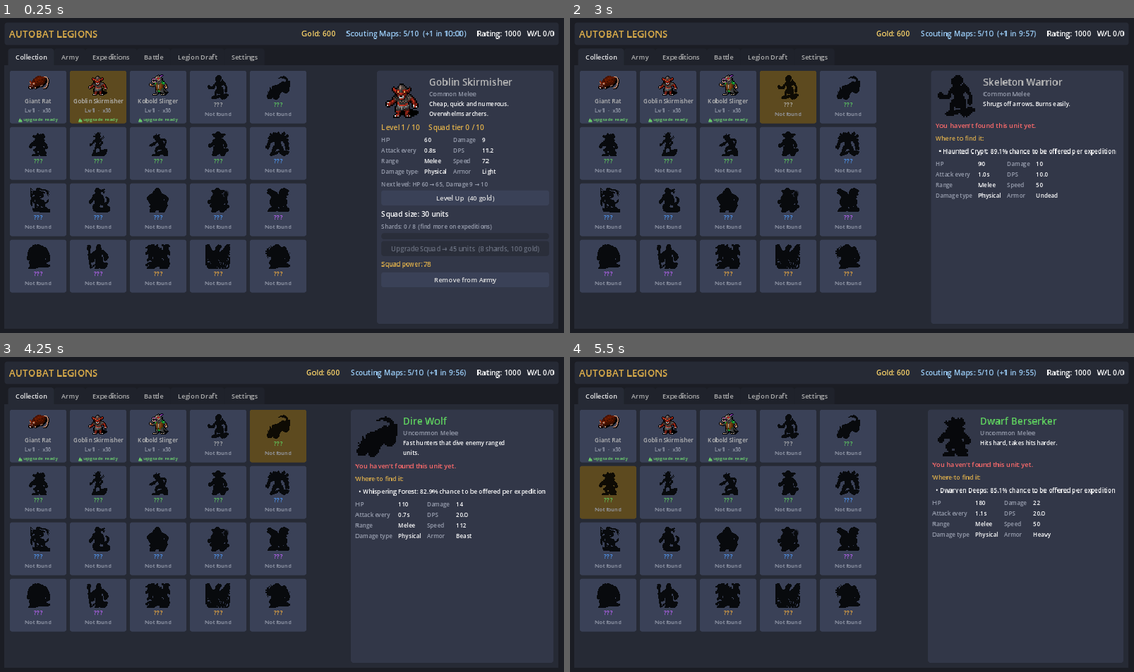
Above: before the commit, frames 1-4 (two rows, left to right).
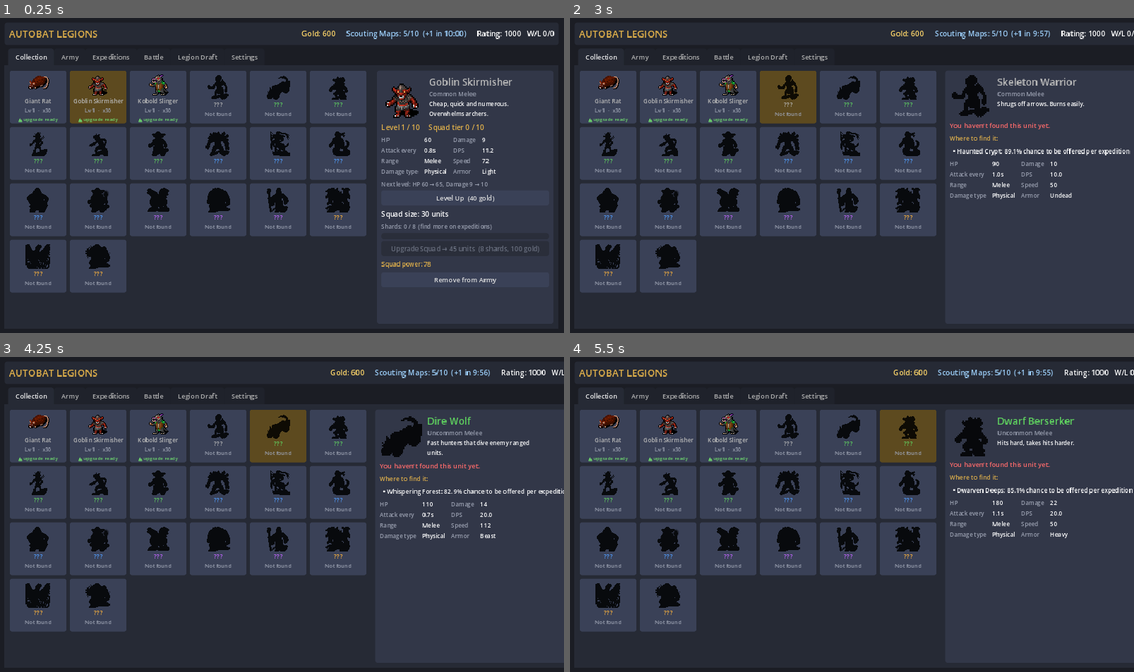
Above: after the commit, the same moments.

Repository: kranpus/autobat.slop
Game: Godot game, scene res://scenes/main.tscn
Same seed, same stepped clock (60 frames per second), same inputs: the game is played once before the commit and once after it.
Inputs (mouse positions are in pixels of both pictures, inside the frame that each line leads up to):
- Up to frame 1 (0.25 s): no input
- Up to frame 2 (3 s): click (609, 96) at 0.52 s; click (665, 96) at 1.27 s; click (727, 96) at 2.02 s; click (789, 96) at 2.77 s
- Up to frame 3 (4.25 s): click (276, 435) at 3.52 s
- Up to frame 4 (5.5 s): click (609, 492) at 4.27 s; click (908, 435) at 5.02 s

The runs differ from the first frame. In frame 1, 11% of the frame differs, in the area x 4-65%, y 16-88%; in frame 2, 14%; in frame 3, 14%; in frame 4, 16%, in the area x 1-100%, y 3-98%.

Commit message:
Mobile support: UI scaling, compact layouts, touch controls, Android/iOS export
- Interface scales automatically on phones/tablets from physical screen
  size (min 960 logical px wide); Settings > Interface size override;
  --ui-scale= flag for testing phone layouts on desktop
- Compact layouts for short/narrow screens: draft shop (sized cards,
  tight top bar, Leave in Players panel), collection (columns fit width),
  army (more room for columns), battle tab (scrolling right column),
  smaller top bar
- Battles: two-finger pinch zoom and pan; touch hint in HUD
- Safe-area margins for notches; landscape lock; Android back button
  closes battles / returns to the first tab / quits
- Export presets for Android (arm64, network permissions, immersive)
  and iOS; ETC2/ASTC import enabled; docs/ excluded from import
- MOBILE.md build guide; screenshot test converts drag coordinates for
  scaled UIs (drag-and-drop verified at phone sizes)

Co-Authored-By: Claude Opus 5.5 <noreply@anthropic.com>
Claude-Session: https://claude.ai/code/session_01HFXui6xc5ZRX1CXNmf6LDA

Diff:
--- a/project.godot
+++ b/project.godot
@@ -15,6 +15,7 @@
 run/main_scene="res://scenes/main.tscn"
 config/features=PackedStringArray("4.3", "GL Compatibility")
 config/icon="res://icon.svg"
+config/quit_on_go_back=false
 
 [autoload]
 
@@ -29,9 +30,15 @@
 window/size/viewport_height=720
 window/stretch/mode="canvas_items"
 window/stretch/aspect="expand"
+window/handheld/orientation=4
+
+[input_devices]
+
+pointing/emulate_mouse_from_touch=true
 
 [rendering]
 
 renderer/rendering_method="gl_compatibility"
 renderer/rendering_method.mobile="gl_compatibility"
 textures/canvas_textures/default_texture_filter=0
+textures/vram_compression/import_etc2_astc=true
--- a/scripts/battle/battle_screen.gd
+++ b/scripts/battle/battle_screen.gd
@@ -108,7 +108,7 @@
 			_begin()
 			view.skip_to_end()))
 
-	var hint := UIKit.label("Mouse wheel: zoom    Drag: pan", 12, UIKit.TEXT_DIM)
+	var hint := UIKit.label("Pinch: zoom    Drag: pan" if UIKit.is_mobile() else "Mouse wheel: zoom    Drag: pan", 12, UIKit.TEXT_DIM)
 	hint.set_anchors_preset(Control.PRESET_BOTTOM_LEFT)
 	hint.grow_vertical = Control.GROW_DIRECTION_BEGIN
 	hint.offset_left = 12
--- a/scripts/battle/battle_view.gd
+++ b/scripts/battle/battle_view.gd
@@ -29,6 +29,7 @@
 var _finished_emitted := false
 var _big_units := PackedInt32Array()
 var _overlay: Node2D                 # draws FX and health bars above the sprites
+var _touches := {}                   # touch index -> position (pinch zoom on phones)
 
 
 func setup(battle: BattleSim) -> void:
@@ -392,6 +393,32 @@
 func _unhandled_input(event: InputEvent) -> void:
 	if _camera == null:
 		return
+	# Touch screens: two fingers pinch to zoom and drag to pan. (One finger
+	# arrives as an emulated mouse drag and pans via the code below.)
+	if event is InputEventScreenTouch:
+		var t := event as InputEventScreenTouch
+		if t.pressed:
+			_touches[t.index] = t.position
+		else:
+			_touches.erase(t.index)
+		if _touches.size() >= 2:
+			_dragging = false
+		return
+	if event is InputEventScreenDrag:
+		var d := event as InputEventScreenDrag
+		var before: Vector2 = _touches.get(d.index, d.position)
+		_touches[d.index] = d.position
+		if _touches.size() == 2:
+			var other := Vector2.ZERO
+			for k in _touches:
+				if k != d.index:
+					other = _touches[k]
+			var old_dist := before.distance_to(other)
+			var new_dist := d.position.distance_to(other)
+			if old_dist > 8.0:
+				_zoom_at(new_dist / old_dist, (d.position + other) * 0.5)
+			_camera.position -= (d.relative * 0.5) / _camera.zoom
+		return
 	if event is InputEventMouseButton:
 		var mb := event as InputEventMouseButton
 		if mb.button_index == MOUSE_BUTTON_WHEEL_UP and mb.pressed:
@@ -400,7 +427,7 @@
 			_zoom_at(1.0 / 1.15, mb.position)
 		elif mb.button_index in [MOUSE_BUTTON_LEFT, MOUSE_BUTTON_RIGHT, MOUSE_BUTTON_MIDDLE]:
 			_dragging = mb.pressed
-	elif event is InputEventMouseMotion and _dragging:
+	elif event is InputEventMouseMotion and _dragging and _touches.size() < 2:
 		_camera.position -= (event as InputEventMouseMotion).relative / _camera.zoom
 	elif event is InputEventMagnifyGesture:
 		_zoom_at((event as InputEventMagnifyGesture).factor, get_viewport_rect().size * 0.5)
--- a/scripts/ui/army_tab.gd
+++ b/scripts/ui/army_tab.gd
@@ -22,8 +22,10 @@
 	add_theme_constant_override("separation", 10)
 	_summary = UIKit.label("", 18, UIKit.ACCENT)
 	add_child(_summary)
+	var compact := UIKit.is_compact(self)
 	var tip := UIKit.label("Every squad fights at full size. Drag squads between columns (or use ◀ ▶) to choose where they fight; ▲ ▼ set the order within a column. Your army deploys on the left of the battlefield, so the Front line column faces the enemy.", 13, UIKit.TEXT_DIM)
 	tip.autowrap_mode = TextServer.AUTOWRAP_WORD_SMART
+	tip.visible = not compact   # phones: room goes to the columns
 	add_child(tip)
 
 	var cols := UIKit.hbox(10)
@@ -65,7 +67,11 @@
 	_add_button.tooltip_text = "Added to the column that suits the unit's role; drag it elsewhere if you like."
 	add_row.add_child(_add_button)
 	add_row.add_child(UIKit.spacer())
-	add_row.add_child(UIKit.button("Auto-build strongest", _auto_build))
+	add_row.add_child(UIKit.button("Auto-build" if compact else "Auto-build strongest", _auto_build))
+	if compact:
+		add_row.add_child(UIKit.button("Copy army code", func():
+			DisplayServer.clipboard_set(Profile.army_code())
+			Audio.play_sfx("scroll")))
 	add_child(add_row)
 
 	var code_row := UIKit.hbox(8)
@@ -77,6 +83,7 @@
 	code_row.add_child(UIKit.button("Copy", func():
 		DisplayServer.clipboard_set(_code_edit.text)
 		Audio.play_sfx("scroll")))
+	code_row.visible = not compact
 	add_child(code_row)
 
 	Profile.changed.connect(refresh)
--- a/scripts/ui/collection_tab.gd
+++ b/scripts/ui/collection_tab.gd
@@ -14,14 +14,18 @@
 	scroll.horizontal_scroll_mode = ScrollContainer.SCROLL_MODE_DISABLED
 	add_child(scroll)
 	_grid = GridContainer.new()
-	_grid.columns = 5
+	# Start with as many columns as fit next to the details panel.
+	var detail_w := 310.0 if UIKit.is_compact(self) else 400.0
+	_grid.columns = clampi(int((get_viewport_rect().size.x - detail_w - 120.0) / 136.0), 2, 8)
 	_grid.add_theme_constant_override("h_separation", 8)
 	_grid.add_theme_constant_override("v_separation", 8)
 	_grid.size_flags_horizontal = Control.SIZE_EXPAND_FILL
 	scroll.add_child(_grid)
+	# Fit as many card columns as the width allows (phones get fewer).
+	scroll.resized.connect(func(): _grid.columns = clampi(int(scroll.size.x / 136.0), 2, 8))
 
 	var dp := UIKit.panel(UIKit.PANEL_LIGHT)
-	dp.custom_minimum_size = Vector2(400, 0)
+	dp.custom_minimum_size = Vector2(310 if UIKit.is_compact(self) else 400, 0)
 	add_child(dp)
 	var dscroll := ScrollContainer.new()
 	dscroll.horizontal_scroll_mode = ScrollContainer.SCROLL_MODE_DISABLED
@@ -87,13 +91,13 @@
 	var rarity: Dictionary = GameData.RARITIES[def["rarity"]]
 
 	var head := UIKit.hbox(12)
-	head.add_child(UIKit.unit_icon(id, 96, not owned))
+	head.add_child(UIKit.unit_icon(id, 64 if UIKit.is_compact(self) else 96, not owned))
 	var hv := UIKit.vbox(2)
 	hv.add_child(UIKit.label(def["name"], 22, GameData.rarity_color(def["rarity"])))
 	hv.add_child(UIKit.label("%s %s" % [rarity["name"], String(def["role"]).capitalize()], 14, UIKit.TEXT_DIM))
 	var desc := UIKit.label(def["desc"], 13)
 	desc.autowrap_mode = TextServer.AUTOWRAP_WORD_SMART
-	desc.custom_minimum_size = Vector2(240, 0)
+	desc.custom_minimum_size = Vector2(170 if UIKit.is_compact(self) else 240, 0)
 	hv.add_child(desc)
 	head.add_child(hv)
 	_detail.add_child(head)
--- a/scripts/ui/draft_screen.gd
+++ b/scripts/ui/draft_screen.gd
@@ -25,20 +25,21 @@
 var _overlay: PanelContainer
 var _overlay_box: VBoxContainer
 var _slot_buttons := {}    # slot -> Button, for live drop highlights
+var _compact := false       # short (phone) screens: smaller cards and fonts
 
 
 func _ready() -> void:
 	set_anchors_preset(Control.PRESET_FULL_RECT)
 	theme = UIKit.make_theme()
+	_compact = UIKit.is_compact(self)
 	var bg := ColorRect.new()
 	bg.color = UIKit.BG
 	bg.set_anchors_preset(Control.PRESET_FULL_RECT)
 	add_child(bg)
 	var margin := MarginContainer.new()
 	margin.set_anchors_preset(Control.PRESET_FULL_RECT)
-	for side in ["left", "right", "top", "bottom"]:
-		margin.add_theme_constant_override("margin_" + side, 10)
 	add_child(margin)
+	UIKit.apply_margins(margin, 6 if _compact else 10)
 	var root := UIKit.vbox(8)
 	margin.add_child(root)
 
@@ -47,12 +48,12 @@
 	root.add_child(top)
 	var th := UIKit.hbox(10)
 	top.add_child(th)
-	_top_label = UIKit.label("", 17)
+	_top_label = UIKit.label("", 14 if _compact else 17)
 	th.add_child(_top_label)
 	th.add_child(UIKit.spacer())
-	_timer_label = UIKit.label("", 20, UIKit.ACCENT)
+	_timer_label = UIKit.label("", 16 if _compact else 20, UIKit.ACCENT)
 	th.add_child(_timer_label)
-	_reroll_btn = UIKit.button("Reroll (%dg)" % DraftData.REROLL_COST, _on_reroll)
+	_reroll_btn = UIKit.button(("Reroll %dg" if _compact else "Reroll (%dg)") % DraftData.REROLL_COST, _on_reroll)
 	th.add_child(_reroll_btn)
 	_freeze_btn = UIKit.button("Freeze", _on_freeze)
 	th.add_child(_freeze_btn)
@@ -60,10 +61,24 @@
 	_sell_btn.tooltip_text = "Sell the selected unit, or drag a unit here."
 	_sell_btn.set_drag_forwarding(Callable(), _can_drop_sell, _drop_sell)
 	th.add_child(_sell_btn)
-	_end_btn = UIKit.button("End Turn ▶", func(): Party.submit_turn())
-	_end_btn.add_theme_font_size_override("font_size", 18)
+	_end_btn = UIKit.button("End Turn" if _compact else "End Turn ▶", func(): Party.submit_turn())
+	_end_btn.add_theme_font_size_override("font_size", 15 if _compact else 18)
 	th.add_child(_end_btn)
-	th.add_child(UIKit.button("Leave", func(): leave_requested.emit()))
+	if not _compact:
+		th.add_child(UIKit.button("Leave", func(): leave_requested.emit()))
+	else:
+		# Phones: tighter buttons so the whole bar fits; Leave lives in the Players panel.
+		var colors := {"normal": Color("3a4157"), "hover": Color("4a5370"), "pressed": Color("5d4a1f"), "disabled": Color("2a2e3a")}
+		for b in [_reroll_btn, _freeze_btn, _sell_btn, _end_btn]:
+			for state in colors:
+				var sb := StyleBoxFlat.new()
+				sb.bg_color = colors[state]
+				sb.set_corner_radius_all(5)
+				sb.content_margin_left = 7
+				sb.content_margin_right = 7
+				sb.content_margin_top = 5
+				sb.content_margin_bottom = 5
+				(b as Button).add_theme_stylebox_override(state, sb)
 
 	var body := UIKit.hbox(10)
 	body.size_flags_vertical = Control.SIZE_EXPAND_FILL
@@ -72,24 +87,25 @@
 	main_col.size_flags_horizontal = Control.SIZE_EXPAND_FILL
 	body.add_child(main_col)
 
-	main_col.add_child(UIKit.label("Your Legion   (back row  ←→  front row, facing the enemy)", 16, UIKit.ACCENT))
+	main_col.add_child(UIKit.label("Your Legion  (back ←→ front)" if _compact else "Your Legion   (back row  ←→  front row, facing the enemy)", 13 if _compact else 16, UIKit.ACCENT))
 	_board_row = UIKit.hbox(8)
 	main_col.add_child(_board_row)
-	main_col.add_child(UIKit.label("Shop", 16, UIKit.ACCENT))
+	main_col.add_child(UIKit.label("Shop", 13 if _compact else 16, UIKit.ACCENT))
 	_shop_row = UIKit.hbox(8)
 	main_col.add_child(_shop_row)
 	_msg = UIKit.label("Drag shop items onto your board. Drag units between slots to move or merge duplicates, or onto Sell. (Clicking an item and then a slot works too.)", 13, UIKit.TEXT_DIM)
 	_msg.autowrap_mode = TextServer.AUTOWRAP_WORD_SMART
 	main_col.add_child(_msg)
+	_msg.visible = not _compact   # phones: the tip costs too much height
 	_log = RichTextLabel.new()
 	_log.bbcode_enabled = true
 	_log.scroll_following = true
 	_log.size_flags_vertical = Control.SIZE_EXPAND_FILL
-	_log.custom_minimum_size = Vector2(0, 80)
+	_log.custom_minimum_size = Vector2(0, 36 if _compact else 80)
 	main_col.add_child(_log)
 
 	var side_col := UIKit.vbox(8)
-	side_col.custom_minimum_size = Vector2(340, 0)
+	side_col.custom_minimum_size = Vector2(250 if _compact else 340, 0)
 	body.add_child(side_col)
 	var ip := UIKit.panel(UIKit.PANEL_LIGHT)
 	ip.size_flags_vertical = Control.SIZE_EXPAND_FILL
@@ -185,8 +201,12 @@
 			round_text += "/%d" % int(s.get("max_rounds", 15))
 		var lives_text := "Lives %d/%d" % [int(me.get("lives", run.lives)), int(s["lives"])] if s.get("use_lives", true) else "Losses %d" % int(me.get("losses", 0))
 		var wins_text := "Wins %d/%d" % [int(me.get("wins", run.wins)), int(s["wins"])] if s.get("use_wins", true) else "Wins %d" % int(me.get("wins", run.wins))
-		_top_label.text = "%s   ·   Shop tier %d%s   ·   Gold %d   ·   %s   ·   %s" % [
-			round_text, tier, ("" if next < 0 else " (next in %d)" % next), run.gold, lives_text, wins_text]
+		if _compact:
+			_top_label.text = "%s · Tier %d%s · Gold %d · %s · %s" % [
+				round_text, tier, ("" if next < 0 else " (%d)" % next), run.gold, lives_text, wins_text]
+		else:
+			_top_label.text = "%s   ·   Shop tier %d%s   ·   Gold %d   ·   %s   ·   %s" % [
+				round_text, tier, ("" if next < 0 else " (next in %d)" % next), run.gold, lives_text, wins_text]
 	_reroll_btn.disabled = not shopping or run.gold < DraftData.REROLL_COST
 	_end_btn.disabled = not shopping
 	_sell_btn.disabled = not shopping or _sel_kind != "board"
@@ -247,12 +267,12 @@
 	if run == null:
 		return
 	_slot_buttons.clear()
-	var card_w := 132.0 if run.slots <= 6 else 104.0
+	var card_w := _board_card_width(run.slots)
 	# Back row on the left, front row on the right (facing the enemy).
 	for slot in range(run.slots - 1, -1, -1):
 		var e: Dictionary = run.board[slot]
 		var s: int = slot
-		var b := _card(Vector2(card_w, 178), Color("4a5068"), 2, func(): _on_slot(s))
+		var b := _card(Vector2(card_w, 128 if _compact else 178), Color("4a5068"), 2, func(): _on_slot(s))
 		b.set_drag_forwarding(_drag_from_slot.bind(s), _can_drop_on_slot.bind(s), _drop_on_slot.bind(s))
 		_slot_buttons[slot] = b
 		var v := _card_content(b)
@@ -261,7 +281,7 @@
 			v.add_child(_centered(UIKit.label("(empty)", 13, UIKit.TEXT_DIM)))
 		else:
 			var uid: String = e["unit"]
-			var ic := UIKit.unit_icon(uid, 52)
+			var ic := UIKit.unit_icon(uid, 34 if _compact else 52)
 			ic.mouse_filter = Control.MOUSE_FILTER_IGNORE
 			ic.size_flags_horizontal = Control.SIZE_SHRINK_CENTER
 			v.add_child(ic)
@@ -298,6 +318,17 @@
 			b.add_theme_stylebox_override(st, sb)
 
 
+## Board cards share the width left of the side panel.
+func _board_card_width(slots: int) -> float:
+	var side := 250.0 if _compact else 340.0
+	var avail := get_viewport_rect().size.x - side - 40.0
+	return clampf((avail - float(slots - 1) * 8.0) / float(slots), 76.0, 132.0)
+
+
+func _shop_card_size() -> Vector2:
+	return Vector2(96, 112) if _compact else Vector2(118, 150)
+
+
 func _slot_is_target(slot: int) -> bool:
 	var run := Party.run
 	var e: Dictionary = run.board[slot]
@@ -329,10 +360,10 @@
 			border = UIKit.ACCENT
 			width = 4
 		var idx: int = i
-		var b := _card(Vector2(118, 150), border, width, func(): _select("unit", idx))
+		var b := _card(_shop_card_size(), border, width, func(): _select("unit", idx))
 		b.set_drag_forwarding(_drag_from_shop.bind("unit", idx), Callable(), Callable())
 		var v := _card_content(b)
-		var ic := UIKit.unit_icon(uid, 48)
+		var ic := UIKit.unit_icon(uid, 32 if _compact else 48)
 		ic.mouse_filter = Control.MOUSE_FILTER_IGNORE
 		ic.size_flags_horizontal = Control.SIZE_SHRINK_CENTER
 		v.add_child(ic)
@@ -353,10 +384,10 @@
 			border = UIKit.ACCENT
 			width = 4
 		var idx: int = i
-		var b := _card(Vector2(118, 150), border, width, func(): _select("trinket", idx))
+		var b := _card(_shop_card_size(), border, width, func(): _select("trinket", idx))
 		b.set_drag_forwarding(_drag_from_shop.bind("trinket", idx), Callable(), Callable())
 		var v := _card_content(b)
-		var ic := UIKit.icon(DraftData.trinket_texture(tid), 44)
+		var ic := UIKit.icon(DraftData.trinket_texture(tid), 30 if _compact else 44)
 		ic.mouse_filter = Control.MOUSE_FILTER_IGNORE
 		ic.size_flags_horizontal = Control.SIZE_SHRINK_CENTER
 		v.add_child(ic)
@@ -441,13 +472,18 @@
 
 func _wrap(l: Label) -> Label:
 	l.autowrap_mode = TextServer.AUTOWRAP_WORD_SMART
-	l.custom_minimum_size = Vector2(300, 0)
+	l.custom_minimum_size = Vector2(215 if _compact else 300, 0)
 	return l
 
 
 func _build_standings() -> void:
 	UIKit.clear(_standings)
-	_standings.add_child(UIKit.label("Players", 16, UIKit.ACCENT))
+	var head := UIKit.hbox(6)
+	head.add_child(UIKit.label("Players", 16, UIKit.ACCENT))
+	if _compact:
+		head.add_child(UIKit.spacer())
+		head.add_child(UIKit.button("Leave", func(): leave_requested.emit()))
+	_standings.add_child(head)
 	var ids: Array = Party.players.keys()
 	ids.sort_custom(func(a, b):
 		var pa: Dictionary = Party.players[a]
--- a/scripts/ui/main.gd
+++ b/scripts/ui/main.gd
@@ -26,6 +26,7 @@
 	if "--server" in OS.get_cmdline_user_args():
 		_run_dedicated_server()
 		return
+	UIKit.apply_ui_scale(get_tree())
 	menu_layer = CanvasLayer.new()
 	add_child(menu_layer)
 	var root := Control.new()
@@ -40,9 +41,8 @@
 
 	var margin := MarginContainer.new()
 	margin.set_anchors_preset(Control.PRESET_FULL_RECT)
-	for side in ["left", "right", "top", "bottom"]:
-		margin.add_theme_constant_override("margin_" + side, 12)
 	root.add_child(margin)
+	UIKit.apply_margins(margin, 8 if UIKit.is_compact(self) else 12)
 
 	var layout := UIKit.vbox(8)
 	margin.add_child(layout)
@@ -114,14 +114,22 @@
 
 
 func _build_top_bar() -> Control:
+	var compact := UIKit.is_compact(self)
 	var p := UIKit.panel(UIKit.PANEL)
-	var h := UIKit.hbox(24)
+	if compact:
+		var sb := StyleBoxFlat.new()
+		sb.bg_color = UIKit.PANEL
+		sb.set_corner_radius_all(6)
+		sb.set_content_margin_all(6)
+		p.add_theme_stylebox_override("panel", sb)
+	var h := UIKit.hbox(14 if compact else 24)
 	p.add_child(h)
-	h.add_child(UIKit.label("AUTOBAT LEGIONS", 22, UIKit.ACCENT))
+	h.add_child(UIKit.label("AUTOBAT LEGIONS", 17 if compact else 22, UIKit.ACCENT))
 	h.add_child(UIKit.spacer())
-	_gold_label = UIKit.label("", 17, Color("ffd76a"))
-	_maps_label = UIKit.label("", 17, Color("9fd3ff"))
-	_rating_label = UIKit.label("", 17, Color("ffffff"))
+	var fs := 14 if compact else 17
+	_gold_label = UIKit.label("", fs, Color("ffd76a"))
+	_maps_label = UIKit.label("", fs, Color("9fd3ff"))
+	_rating_label = UIKit.label("", fs, Color("ffffff"))
 	h.add_child(_gold_label)
 	h.add_child(_maps_label)
 	h.add_child(_rating_label)
@@ -135,7 +143,7 @@
 	if next >= 0:
 		@warning_ignore("integer_division")
 		timer_text = "  (+1 in %d:%02d)" % [next / 60, next % 60]
-	_maps_label.text = "Scouting Maps: %d/%d%s" % [Profile.maps(), Profile.MAX_MAPS, timer_text]
+	_maps_label.text = "%s: %d/%d%s" % ["Maps" if UIKit.is_compact(self) else "Scouting Maps", Profile.maps(), Profile.MAX_MAPS, timer_text]
 	_rating_label.text = "Rating: %d   W/L %d/%d" % [Profile.rating(), int(Profile.data["wins"]), int(Profile.data["losses"])]
 
 
@@ -170,6 +178,24 @@
 	Profile.changed.emit()
 
 
+## Android back button / gesture: close a finished battle, otherwise step
+## back to the first tab, and quit from there.
+func _notification(what: int) -> void:
+	if what != NOTIFICATION_WM_GO_BACK_REQUEST or menu_layer == null:
+		return
+	if _battle != null:
+		var sim = _battle.get("sim")
+		if sim != null and sim.finished:
+			_battle.emit_signal("closed")
+		return
+	if draft_layer.visible:
+		return  # use the Leave button so a match isn't quit by accident
+	if tabs.current_tab != 0:
+		tabs.current_tab = 0
+	else:
+		get_tree().quit()
+
+
 func _show_draft() -> void:
 	menu_layer.visible = false
 	draft_layer.visible = true
--- a/scripts/ui/pvp_tab.gd
+++ b/scripts/ui/pvp_tab.gd
@@ -41,9 +41,14 @@
 	scroll.add_child(_opponents_box)
 
 	# --- Right column: friend challenge + live duel ------------------------
+	# Right column scrolls so it also fits short (phone) screens.
+	var right_scroll := ScrollContainer.new()
+	right_scroll.horizontal_scroll_mode = ScrollContainer.SCROLL_MODE_DISABLED
+	right_scroll.custom_minimum_size = Vector2(380 if UIKit.is_compact(self) else 420, 0)
+	add_child(right_scroll)
 	var right := UIKit.vbox(12)
-	right.custom_minimum_size = Vector2(420, 0)
-	add_child(right)
+	right.size_flags_horizontal = Control.SIZE_EXPAND_FILL
+	right_scroll.add_child(right)
 
 	var fp := UIKit.panel(UIKit.PANEL_LIGHT)
 	var mp := UIKit.panel(UIKit.PANEL_LIGHT)
--- a/scripts/ui/settings_tab.gd
+++ b/scripts/ui/settings_tab.gd
@@ -44,6 +44,25 @@
 		Audio.set_sfx_volume(v)
 		Audio.play_sfx("click")))
 
+	grid.add_child(UIKit.label("Interface size", 15))
+	var size_pick := OptionButton.new()
+	var current := str(Profile.data.get("ui_scale", "auto"))
+	for opt in UIKit.UI_SCALES:
+		var o: String = opt
+		size_pick.add_item("Auto (%d%%)" % roundi(UIKit.auto_ui_scale() * 100.0) if o == "auto" else "%d%%" % roundi(float(o) * 100.0))
+		size_pick.set_item_metadata(size_pick.item_count - 1, o)
+		if o == current:
+			size_pick.selected = size_pick.item_count - 1
+	size_pick.tooltip_text = "Bigger text and buttons for phones and tablets. Auto picks a size from your screen."
+	size_pick.item_selected.connect(func(i: int):
+		Profile.data["ui_scale"] = size_pick.get_item_metadata(i)
+		Profile.save()
+		UIKit.apply_ui_scale(get_tree())
+		# Rebuild the menus so every screen lays itself out for the new size.
+		if not Party.is_in_match():
+			get_tree().reload_current_scene.call_deferred())
+	grid.add_child(size_pick)
+
 	var confirm := ConfirmationDialog.new()
 	confirm.dialog_text = "Erase all progress and start over?"
 	confirm.confirmed.connect(func(): Profile.reset())
--- a/scripts/ui/ui_kit.gd
+++ b/scripts/ui/ui_kit.gd
@@ -140,3 +140,71 @@
 		v.add_child(l)
 		h.add_child(v)
 	return h
+
+
+# --- screen size / mobile -------------------------------------------------------
+
+const UI_SCALES := ["auto", "1.0", "1.25", "1.5", "1.75", "2.0"]
+
+
+static func is_mobile() -> bool:
+	return OS.has_feature("mobile") or OS.has_feature("web_android") or OS.has_feature("web_ios")
+
+
+## Interface scale chosen from the physical screen size: 1.0 on desktop, larger
+## on phones so text and buttons are big enough to read and tap.
+static func auto_ui_scale() -> float:
+	if not is_mobile():
+		return 1.0
+	var screen := DisplayServer.screen_get_size()
+	var dpi := maxf(96.0, float(DisplayServer.screen_get_dpi()))
+	var short_side_inches := float(mini(screen.x, screen.y)) / dpi
+	# Aim for roughly 110 logical pixels per inch of screen height...
+	var logical_height := clampf(short_side_inches * 110.0, 430.0, 720.0)
+	var factor := 720.0 / logical_height
+	# ...but keep the layout at least 960 logical pixels wide.
+	var aspect := float(maxi(screen.x, screen.y)) / float(maxi(1, mini(screen.x, screen.y)))
+	return clampf(minf(factor, 720.0 * aspect / 960.0), 1.0, 2.0)
+
+
+## Apply the player's interface size (Settings) or the automatic one.
+## `--ui-scale=1.6` on the command line overrides it (handy for testing).
+static func apply_ui_scale(tree: SceneTree) -> void:
+	var setting := str(Profile.data.get("ui_scale", "auto"))
+	for arg in OS.get_cmdline_user_args():
+		if arg.begins_with("--ui-scale="):
+			setting = arg.get_slice("=", 1)
+	var factor := auto_ui_scale() if setting == "auto" or not setting.is_valid_float() else clampf(float(setting), 0.75, 2.5)
+	tree.root.content_scale_factor = factor
+
+
+## True on short screens (phones in landscape): screens use tighter layouts.
+static func is_compact(node: Node) -> bool:
+	var size := node.get_viewport().get_visible_rect().size
+	return size.y < 560.0 or size.x < 1100.0
+
+
+## Extra margins (in UI pixels) that keep content clear of notches and
+## rounded corners on phones. Zero on desktop.
+static func safe_margins(node: Node) -> Dictionary:
+	var out := {"left": 0.0, "top": 0.0, "right": 0.0, "bottom": 0.0}
+	if not is_mobile():
+		return out
+	var safe := DisplayServer.get_display_safe_area()
+	var screen := DisplayServer.screen_get_size()
+	var view := node.get_viewport().get_visible_rect().size
+	if safe.size.x <= 0 or screen.x <= 0:
+		return out
+	var k := view.x / float(screen.x)
+	out["left"] = float(safe.position.x) * k
+	out["top"] = float(safe.position.y) * k
+	out["right"] = float(screen.x - safe.end.x) * k
+	out["bottom"] = float(screen.y - safe.end.y) * k
+	return out
+
+
+## Apply a base margin plus the safe-area insets to a MarginContainer.
+static func apply_margins(m: MarginContainer, base: int) -> void:
+	var safe := safe_margins(m)
+	for side in ["left", "top", "right", "bottom"]:
+		m.add_theme_constant_override("margin_" + side, base + int(safe[side]))
--- a/tests/screenshots.gd
+++ b/tests/screenshots.gd
@@ -43,8 +43,10 @@
 
 ## Queue a real mouse drag (press, several moves, release) between two controls.
 func _queue_drag(from: Control, to: Control) -> void:
-	var a := from.get_global_rect().get_center()
-	var b := to.get_global_rect().get_center()
+	# Convert UI coordinates to window pixels (they differ when the UI is scaled).
+	var to_window := root.get_final_transform()
+	var a := to_window * from.get_global_rect().get_center()
+	var b := to_window * to.get_global_rect().get_center()
 	var press := InputEventMouseButton.new()
 	press.button_index = MOUSE_BUTTON_LEFT
 	press.pressed = true
Not shown, added: docs/.gdignore
Not shown, added: export_presets.cfg
Not shown, added: MOBILE.md
